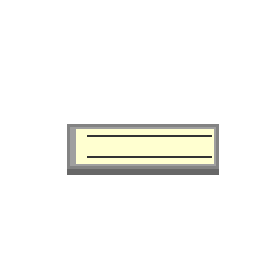
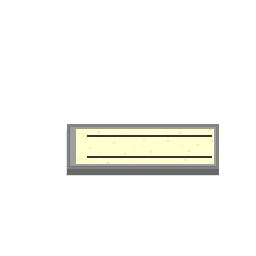
Two versions of the same layered image (256x256). Layer-by-layer changes:
added layer "Layer 16" (60%) above "Layer 13" over [66,127,219,176]
